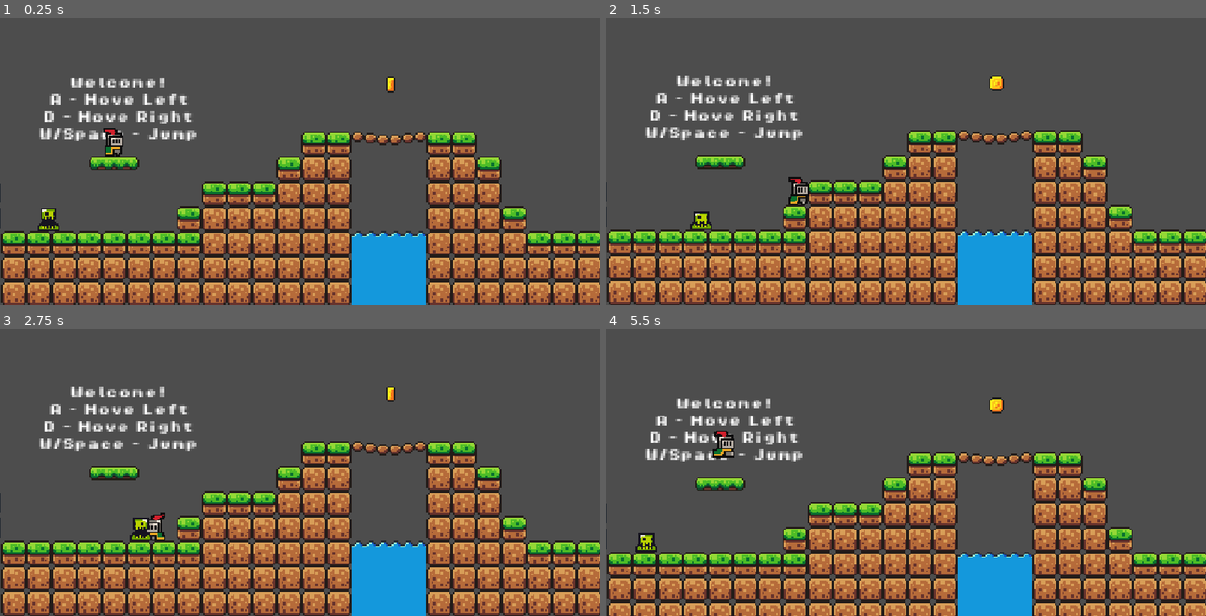
Above: before the commit, frames 1-4 (two rows, left to right).
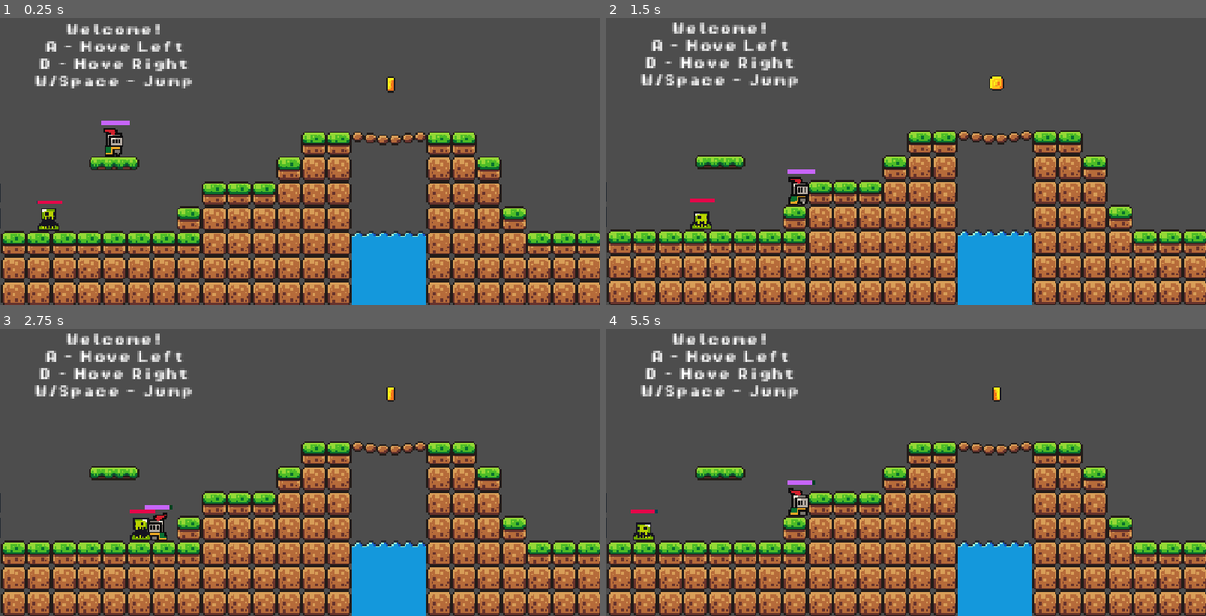
Above: after the commit, the same moments.

Repository: JBurns311/Natural-Selection-Experimentation
Game: Godot game, scene res://scenes/game.tscn
Same seed, same stepped clock (60 frames per second), same inputs: the game is played once before the commit and once after it.
Inputs (mouse positions are in pixels of both pictures, inside the frame that each line leads up to):
- Up to frame 1 (0.25 s): no input
- Up to frame 2 (1.5 s): move the mouse to (876, 204) at 0.52 s; hold D (move_right) from 0.53 s (still down); click (876, 204) at 0.6 s; tap Space (jump) at 0.77 s; move the mouse to (1086, 187) at 1.27 s; click (1086, 187) at 1.35 s
- Up to frame 3 (2.75 s): tap Space (jump) at 1.52 s; move the mouse to (120, 397) at 2.02 s; release D (move_right) at 2.03 s; hold A (move_left) from 2.03 s (still down); click (120, 397) at 2.1 s
- Up to frame 4 (5.5 s): move the mouse to (936, 446) at 2.77 s; click (936, 446) at 2.85 s; tap Space (jump) at 3.02, 3.77, 4.52 s; move the mouse to (816, 363) at 3.52 s; click (816, 363) at 3.6 s; move the mouse to (1038, 429) at 4.27 s; release A (move_left) at 4.28 s; hold D (move_right) from 4.28 s (still down); click (1038, 429) at 4.35 s; move the mouse to (786, 463) at 5.02 s; click (786, 463) at 5.1 s

The runs differ from the first frame. In frame 1, 3.2% of the frame differs, in the area x 5-33%, y 2-65%; in frame 2, 3.3%; in frame 3, 3.5%; in frame 4, 32%, in the area x 0-100%, y 1-100%.

Commit message:
continue code assignment

Diff:
--- a/John/enemy-ai-learning/project.godot
+++ b/John/enemy-ai-learning/project.godot
@@ -30,7 +30,7 @@
 
 [editor_plugins]
 
-enabled=PackedStringArray("res://addons/godot-vim/plugin.cfg")
+enabled=PackedStringArray()
 
 [input]
 
@@ -53,6 +53,11 @@
 , Object(InputEventKey,"resource_local_to_scene":false,"resource_name":"","device":-1,"window_id":0,"alt_pressed":false …(186 unchanged characters)…
 ]
 }
+attack={
+"deadzone": 0.2,
+"events": [Object(InputEventMouseButton,"resource_local_to_scene":false,"resource_name":"","device":-1,"window_id":0,"alt_pressed":false,"shift_pressed":false,"ctrl_pressed":false,"meta_pressed":false,"button_mask":1,"position":Vector2(273, 27),"global_position":Vector2(287, 100),"factor":1.0,"button_index":1,"canceled":false,"pressed":true,"double_click":false,"script":null)
+]
+}
 
 [physics]
 
--- a/John/enemy-ai-learning/scenes/game.tscn
+++ b/John/enemy-ai-learning/scenes/game.tscn
@@ -10,6 +10,7 @@
 [ext_resource type="PackedScene" uid="uid://bsa2ljy47w55y" path="res://scenes/slime.tscn" id="7_u5sy4"]
 [ext_resource type="FontFile" uid="uid://ohy6ik5becyx" path="res://assets/fonts/PixelOperator8-Bold.ttf" id="8_gee14"]
 [ext_resource type="PackedScene" uid="uid://d2k5n5f6tdabl" path="res://scenes/smart_slime.tscn" id="10_vtaks"]
+[ext_resource type="PackedScene" uid="uid://bq8kaaox1mbf3" path="res://scenes/health_bar.tscn" id="11_dinhu"]
 
 [sub_resource type="TileSetAtlasSource" id="TileSetAtlasSource_lnu2h"]
 texture = ExtResource("1_yqjtg")
@@ -208,6 +209,15 @@
 physics_layer_0/collision_layer = 1
 sources/0 = SubResource("TileSetAtlasSource_iywne")
 
+[sub_resource type="StyleBoxFlat" id="StyleBoxFlat_u1th4"]
+bg_color = Color(4.1512772e-07, 0.253885, 0.12914476, 1)
+
+[sub_resource type="StyleBoxFlat" id="StyleBoxFlat_e1wlx"]
+bg_color = Color(0.77892405, 0.3959136, 0.9782545, 1)
+
+[sub_resource type="CircleShape2D" id="CircleShape2D_o38hi"]
+radius = 11.0
+
 [sub_resource type="Animation" id="Animation_lbhrr"]
 length = 0.001
 tracks/0/type = "value"
@@ -249,6 +259,24 @@
 [sub_resource type="WorldBoundaryShape2D" id="WorldBoundaryShape2D_d6yxf"]
 distance = -190.0
 
+[sub_resource type="StyleBoxFlat" id="StyleBoxFlat_trtic"]
+bg_color = Color(0, 0.25490198, 0.3254902, 0.9490196)
+
+[sub_resource type="StyleBoxFlat" id="StyleBoxFlat_ir15t"]
+bg_color = Color(0.8980392, 0.023529412, 0.28627452, 1)
+
+[sub_resource type="CircleShape2D" id="CircleShape2D_4yl1b"]
+radius = 11.0
+
+[sub_resource type="StyleBoxFlat" id="StyleBoxFlat_kvpfn"]
+bg_color = Color(9.62615e-08, 0.2567912, 0.3267639, 1)
+
+[sub_resource type="StyleBoxFlat" id="StyleBoxFlat_dinhu"]
+bg_color = Color(0.8980392, 0.023529412, 0.28627452, 1)
+
+[sub_resource type="CircleShape2D" id="CircleShape2D_18csn"]
+radius = 11.0
+
 [node name="Game" type="Node2D" unique_id=117406636]
 
 [node name="GameManager" type="Node" parent="." unique_id=822449324]
@@ -287,6 +315,26 @@
 limit_bottom = 80
 position_smoothing_enabled = true
 
+[node name="ProgressBar" parent="Player" unique_id=1071290514 instance=ExtResource("11_dinhu")]
+offset_left = 10.0
+offset_top = -23.0
+offset_right = 13.009041
+offset_bottom = -5.314987
+rotation = 1.5707964
+theme_override_styles/background = SubResource("StyleBoxFlat_u1th4")
+theme_override_styles/fill = SubResource("StyleBoxFlat_e1wlx")
+max_value = 1.0
+fill_mode = 3
+
+[node name="player_hitbox" type="Area2D" parent="Player" unique_id=2104256053]
+
+[node name="CollisionShape2D" type="CollisionShape2D" parent="Player/player_hitbox" unique_id=1090729762]
+position = Vector2(3, -1)
+shape = SubResource("CircleShape2D_o38hi")
+
+[node name="damage_cooldown" type="Timer" parent="Player" unique_id=666993180]
+wait_time = 0.5
+
 [node name="MovingPlatform" parent="." unique_id=444411415 instance=ExtResource("3_lnu2h")]
 position = Vector2(400, 4)
 
@@ -312,14 +360,52 @@
 [node name="Slime" parent="Enemies" unique_id=19035361 instance=ExtResource("7_u5sy4")]
 position = Vector2(-120, 20)
 
+[node name="ProgressBar" parent="Enemies/Slime" unique_id=1801944903 instance=ExtResource("11_dinhu")]
+offset_left = 9.0
+offset_top = -8.0
+offset_right = 11.423595
+offset_bottom = 8.235489
+rotation = 1.5707964
+theme_override_styles/background = SubResource("StyleBoxFlat_trtic")
+theme_override_styles/fill = SubResource("StyleBoxFlat_ir15t")
+fill_mode = 3
+
+[node name="slime_hitbox" type="Area2D" parent="Enemies/Slime" unique_id=1879288670]
+
+[node name="CollisionShape2D" type="CollisionShape2D" parent="Enemies/Slime/slime_hitbox" unique_id=637320002]
+position = Vector2(0, 5)
+shape = SubResource("CircleShape2D_4yl1b")
+
+[node name="damage_cooldown" type="Timer" parent="Enemies/Slime" unique_id=1586942363]
+
+[node name="SmartSlime" parent="Enemies" unique_id=2139754656 instance=ExtResource("10_vtaks")]
+position = Vector2(304, 58)
+
+[node name="ProgressBar" parent="Enemies/SmartSlime" unique_id=1913197938 instance=ExtResource("11_dinhu")]
+offset_left = 7.0
+offset_top = -14.0
+offset_right = 11.0
+offset_bottom = 1.2203064
+rotation = 1.5707964
+theme_override_styles/background = SubResource("StyleBoxFlat_kvpfn")
+theme_override_styles/fill = SubResource("StyleBoxFlat_dinhu")
+fill_mode = 3
+
+[node name="smart_slime_hitbox" type="Area2D" parent="Enemies/SmartSlime" unique_id=343615017]
+
+[node name="CollisionShape2D" type="CollisionShape2D" parent="Enemies/SmartSlime/smart_slime_hitbox" unique_id=1572731310]
+shape = SubResource("CircleShape2D_18csn")
+
+[node name="damage_cooldown" type="Timer" parent="Enemies/SmartSlime" unique_id=711859716]
+
 [node name="Labels" type="Node" parent="." unique_id=1391458871]
 
 [node name="Label" type="Label" parent="Labels" unique_id=1711543403]
 z_index = -1
-offset_left = -129.0
-offset_top = -67.0
-offset_right = -8.0
-offset_bottom = -19.0
+offset_left = -132.0
+offset_top = -101.0
+offset_right = -11.0
+offset_bottom = -53.0
 theme_override_fonts/font = ExtResource("8_gee14")
 theme_override_font_sizes/font_size = 8
 text = "Welcome!
@@ -328,5 +414,9 @@
 W/Space - Jump"
 horizontal_alignment = 1
 
-[node name="SmartSlime" parent="." unique_id=2139754656 instance=ExtResource("10_vtaks")]
-position = Vector2(304, 58)
+[node name="health_bar" parent="." unique_id=1124711559 instance=ExtResource("11_dinhu")]
+visible = false
+
+[connection signal="body_entered" from="Player/player_hitbox" to="Player" method="_on_player_hitbox_body_entered"]
+[connection signal="body_exited" from="Player/player_hitbox" to="Player" method="_on_player_hitbox_body_exited"]
+[connection signal="timeout" from="Player/damage_cooldown" to="Player" method="_on_damge_cooldown_timeout"]
--- /dev/null
+++ b/John/enemy-ai-learning/scenes/health_bar.tscn
@@ -0,0 +1,10 @@
+[gd_scene format=3 uid="uid://bq8kaaox1mbf3"]
+
+[ext_resource type="Script" uid="uid://b4i5wsla0vapq" path="res://scripts/health_bar.gd" id="1_1bvlm"]
+
+[node name="ProgressBar" type="ProgressBar" unique_id=1071290514]
+offset_right = 4.0
+offset_bottom = 27.0
+fill_mode = 1
+show_percentage = false
+script = ExtResource("1_1bvlm")
--- a/John/enemy-ai-learning/scenes/slime.tscn
+++ b/John/enemy-ai-learning/scenes/slime.tscn
@@ -2,7 +2,6 @@
 
 [ext_resource type="Script" uid="uid://cyfo1ebuu3ari" path="res://scripts/slime.gd" id="1_n6pvg"]
 [ext_resource type="Texture2D" uid="uid://b7nn8y7xnn2k0" path="res://assets/sprites/slime_green.png" id="1_p2gj0"]
-[ext_resource type="PackedScene" uid="uid://b7mjjh335mc8k" path="res://scenes/killzone.tscn" id="2_n6pvg"]
 
 [sub_resource type="AtlasTexture" id="AtlasTexture_pjw23"]
 atlas = ExtResource("1_p2gj0")
@@ -40,23 +39,16 @@
 "speed": 8.0
 }]
 
-[sub_resource type="RectangleShape2D" id="RectangleShape2D_p57ef"]
-size = Vector2(10, 12)
+[sub_resource type="RectangleShape2D" id="RectangleShape2D_p2gj0"]
+size = Vector2(10, 10)
 
-[node name="Slime" type="Node2D" unique_id=19035361]
+[node name="Slime" type="CharacterBody2D" unique_id=1778560287]
 script = ExtResource("1_n6pvg")
 
 [node name="AnimatedSprite2D" type="AnimatedSprite2D" parent="." unique_id=461951328]
 sprite_frames = SubResource("SpriteFrames_xlapc")
 autoplay = "default"
 frame_progress = 0.25410447
-
-[node name="Killzone" parent="." unique_id=378183940 instance=ExtResource("2_n6pvg")]
-collision_mask = 2
-
-[node name="CollisionShape2D" type="CollisionShape2D" parent="Killzone" unique_id=736479567]
-position = Vector2(0, 6)
-shape = SubResource("RectangleShape2D_p57ef")
 
 [node name="RayCastRight" type="RayCast2D" parent="." unique_id=2073507653]
 position = Vector2(0, 4)
@@ -65,3 +57,7 @@
 [node name="RayCastLeft" type="RayCast2D" parent="." unique_id=890715866]
 position = Vector2(0, 4)
 target_position = Vector2(-5, 0)
+
+[node name="BoundingBox" type="CollisionShape2D" parent="." unique_id=52151220]
+position = Vector2(0, 1)
+shape = SubResource("RectangleShape2D_p2gj0")
--- /dev/null
+++ b/John/enemy-ai-learning/scripts/health_bar.gd
@@ -0,0 +1,14 @@
+extends ProgressBar
+
+func _ready():
+	value = max_value
+
+func get_health():
+	return value
+
+func set_health(health: float):
+	value = health
+
+func subtract_portion(portion: float):
+	value -= (portion * max_value)
+	print(value)
--- a/John/enemy-ai-learning/scripts/killzone.gd
+++ b/John/enemy-ai-learning/scripts/killzone.gd
@@ -3,10 +3,12 @@
 @onready var timer: Timer = $Timer
 
 func _on_body_entered(body: Node2D) -> void:
+	player_death(body)
+
+func player_death(body):
 	print("You Died")
 	Engine.time_scale = 0.5
 	body.get_node("CollisionShape2D").queue_free()
-	#body.get_node("AnimatedSprite2D").play("death")
 	timer.start()
 
 func _on_timer_timeout() -> void:
--- a/John/enemy-ai-learning/scripts/player.gd
+++ b/John/enemy-ai-learning/scripts/player.gd
@@ -1,11 +1,24 @@
 extends CharacterBody2D
-
 
 const SPEED = 100.0
 const JUMP_VELOCITY = -300.0
 var has_jumped = false
 
+var enemy_in_range = false
+var damage_cooldown_active = false
+var player_alive = true
+#var attack_cooldown_active = false
+
 @onready var animated_sprite_2d: AnimatedSprite2D = $AnimatedSprite2D
+@onready var health_bar: ProgressBar = $ProgressBar
+@onready var killzone: Area2D = $"../Killzone"
+@onready var player_hitbox: Area2D = $player_hitbox
+@onready var slime: CharacterBody2D = $"../Enemies/Slime"
+
+var health = 1.0
+
+func get_health():
+	return health
 
 func _physics_process(delta: float) -> void:
 	# Add the gravity.
@@ -19,6 +32,12 @@
 			velocity.y = JUMP_VELOCITY
 			has_jumped = true
 			animated_sprite_2d.play("jump")
+
+	if Input.is_action_just_pressed("attack") and enemy_in_range:
+		#attack_cooldown_active = true
+		#if enemy_in_range:
+		slime.take_player_attack()
+
 
 	# Get the input direction and handle the movement/deceleration.
 	# As good practice, you should replace UI actions with custom gameplay actions.
@@ -42,3 +61,30 @@
 		velocity.x = move_toward(velocity.x, 0, SPEED)
 
 	move_and_slide()
+
+	if enemy_in_range and damage_cooldown_active == false:
+		take_enemy_attack()
+
+	if health_bar.get_health() <= 0 and player_alive == true:
+		player_alive = false
+		killzone.player_death(player_hitbox)
+
+func _on_player_hitbox_body_entered(body):
+	if (body.has_method("enemy")):
+		enemy_in_range = true
+
+func _on_player_hitbox_body_exited(body):
+	if (body.has_method("enemy")):
+		enemy_in_range = false
+
+func take_enemy_attack():
+	health_bar.subtract_portion(0.1)
+	damage_cooldown_active = true
+	$damage_cooldown.start()
+
+func _on_damage_cooldown_timeout():
+	damage_cooldown_active = false
+
+# Marks this as the player script
+func player():
+	pass
--- a/John/enemy-ai-learning/scripts/slime.gd
+++ b/John/enemy-ai-learning/scripts/slime.gd
@@ -3,6 +3,10 @@
 @onready var ray_cast_right: RayCast2D = $RayCastRight
 @onready var ray_cast_left: RayCast2D = $RayCastLeft
 @onready var animated_sprite_2d: AnimatedSprite2D = $AnimatedSprite2D
+@onready var health_bar: ProgressBar = $ProgressBar
+
+var health = 100.0
+var damage_cooldown_active = false
 
 const SPEED = 24
 var direction = 1
@@ -16,3 +20,18 @@
 		animated_sprite_2d.flip_h = false
 
 	position.x += direction * SPEED * delta
+
+	if health_bar.get_health() <= 0:
+		self.queue_free()
+
+func take_player_attack():
+	health_bar.subtract_portion(0.1)
+	damage_cooldown_active = true
+	$damage_cooldown.start()
+
+func _on_damage_cooldown_timeout():
+	damage_cooldown_active = false
+
+# Marks this as a script for an enemy
+func enemy():
+	pass
--- a/John/enemy-ai-learning/scripts/smart_slime.gd
+++ b/John/enemy-ai-learning/scripts/smart_slime.gd
@@ -1,11 +1,15 @@
 extends CharacterBody2D
-
 
 const SPEED = 50.0
 const JUMP_VELOCITY = -250.0
 var is_chasing = false
 var player = null
 var time_since_jump = 0.0
+
+var health = 100.0
+var damage_cooldown_active = false
+
+@onready var health_bar: ProgressBar = $ProgressBar
 
 func _physics_process(delta: float) -> void:
 	if not is_on_floor():
@@ -48,3 +52,15 @@
 func _on_attack_area_body_exited(_body: Node2D) -> void:
 	player = null
 	is_chasing = false
+
+func take_player_attack():
+	health_bar.subtract_portion(0.1)
+	damage_cooldown_active = true
+	$damage_cooldown.start()
+
+func _on_damage_cooldown_timeout():
+	damage_cooldown_active = false
+
+# Marks this as a script for an enemy
+func enemy():
+	pass
Binary file added: John/enemy-ai-learning/assets/sprites/health_bar.png
Not shown, added: John/enemy-ai-learning/assets/sprites/health_bar.png.import
Not shown, added: John/enemy-ai-learning/scripts/health_bar.gd.uid
